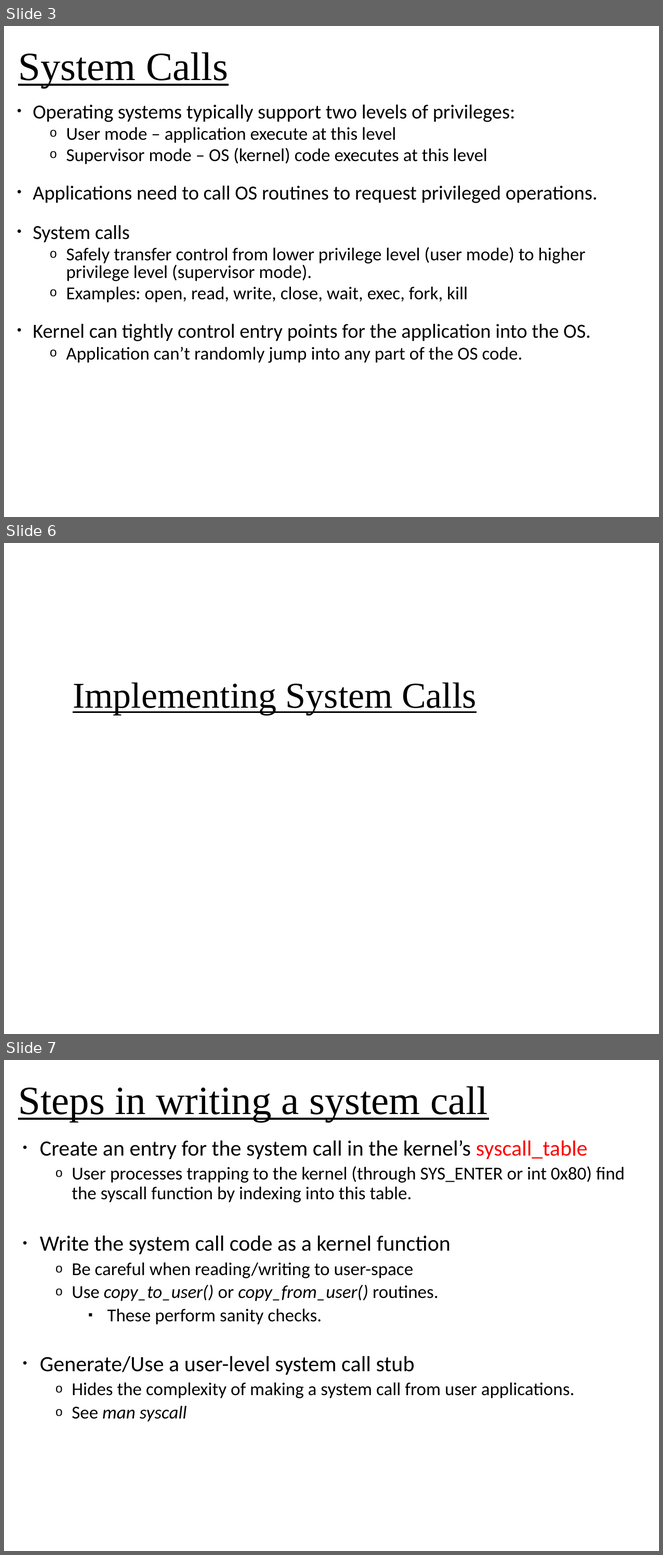
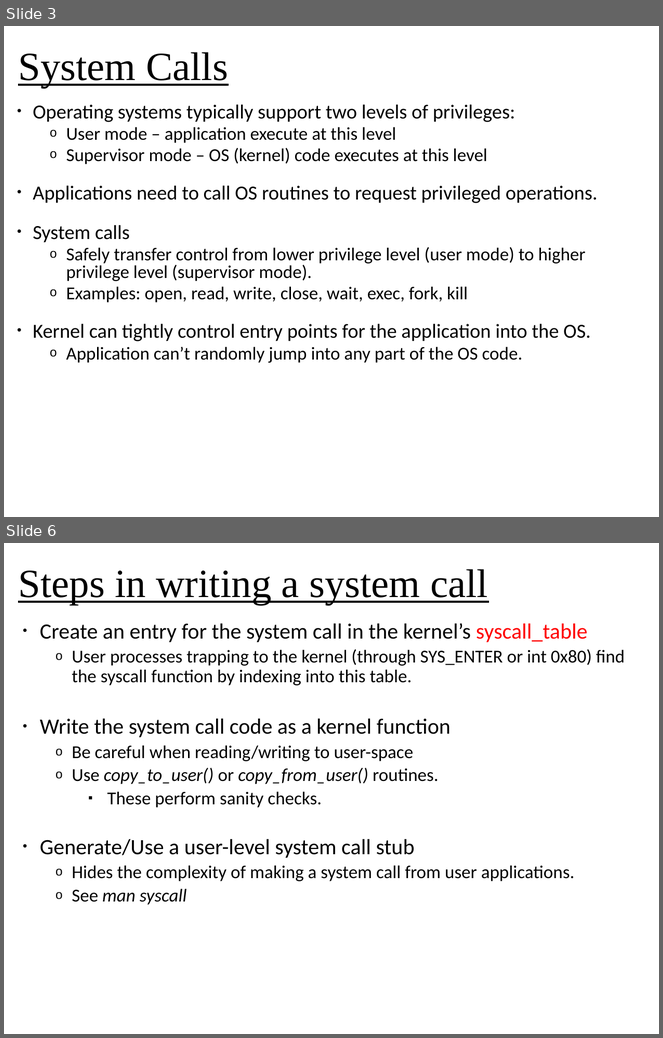
Before and after one commit to oscourse/oscourse.github.io, a slide deck: slides/system_calls.pptx. Shown one above the other, each under a label of ours: slides 3, 6 and 7 before the commit, slides 3 and 6 after it; the slides between them are not shown. The pictures are 663x1555 and 663x1038 pixels, drawn with LibreOffice and Linux fonts; fonts in the diff are those of the drawing. Boxes give left, top, right and bottom in pixels: in the first picture for what was removed or moved away, otherwise in the second. Text is boxed around its words. In the diff, an @@ line names an element or a change of style, - is before the commit and + after.

```diff
--- a/slides/system_calls.pptx
+++ b/slides/system_calls.pptx
@@ slide 6 removed at (4,543,659,1034), background #FFFFFF @@
@@ title removed at (73,682,477,715) @@
-Implementing System Calls
@@ what was slide 7 is now slide 6 @@
```
Also in this commit, not shown: 8 slides changed, 9 other files.
